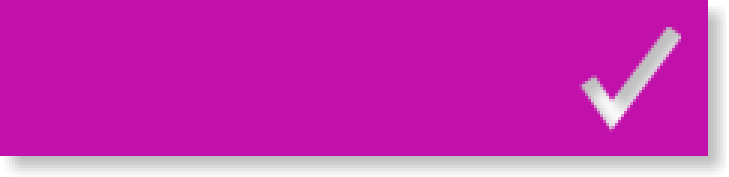
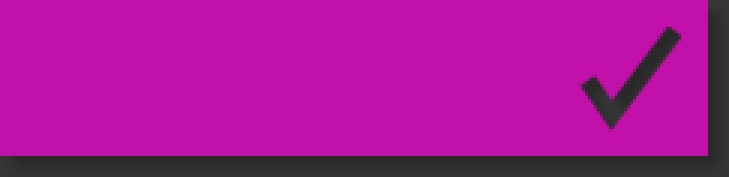
Layers edited between the first and the second w=729, h=177 image:
added layer "Background" over [0, 0, 729, 177]
